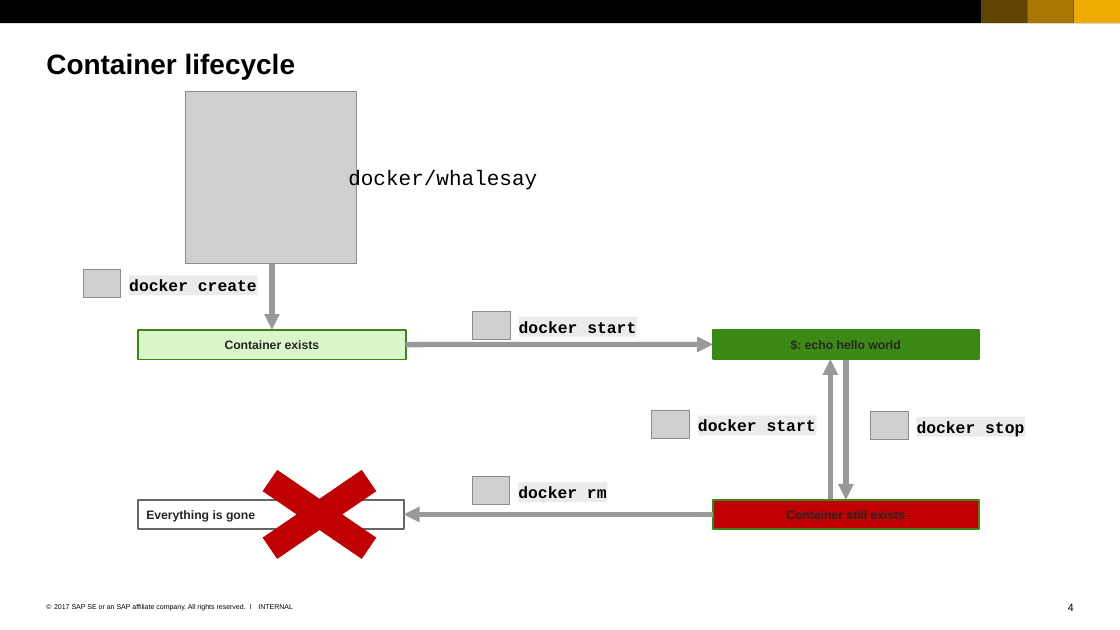
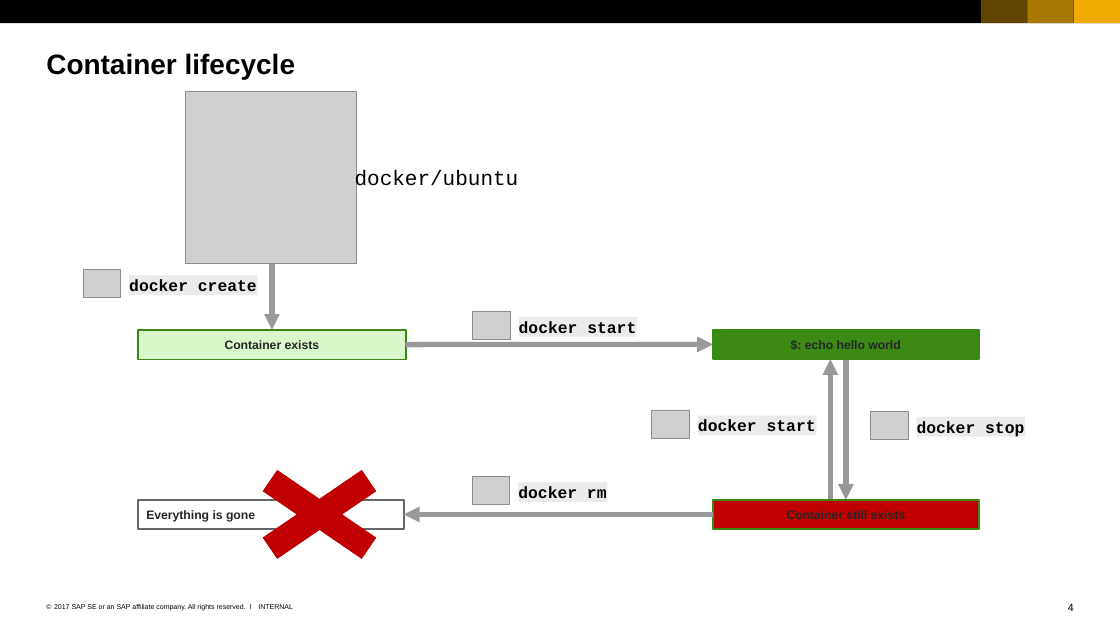
Before and after one commit to sriramrokkam/k8s-training, a slide deck: slide 4 of docker/02_Container_Lifecycle.pptx. Drawn at 1120x630 pixels with LibreOffice and Linux fonts; fonts in the diff are those of the drawing; grey boxes stand for pictures. Boxes give left, top, right and bottom in pixels: in the first picture for what was removed or moved away, otherwise in the second. Text is boxed around its words. In the diff, an @@ line names an element or a change of style, - is before the commit and + after.

Commit message:
fix typo/inconsistency

```diff
--- a/docker/02_Container_Lifecycle.pptx
+++ b/docker/02_Container_Lifecycle.pptx
@@ text at (x1=355, y1=170, x2=519, y2=192): text changed @@
-docker/whalesay
+docker/ubuntu
```
